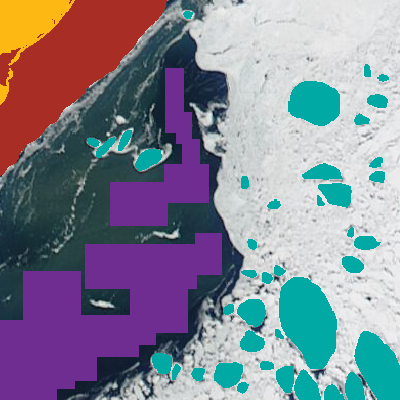
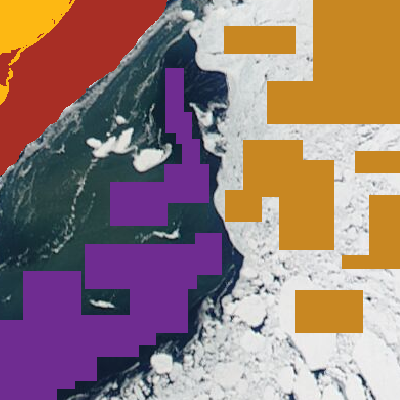
Before/after of a 400px x 400px layered artwork. What changed in the layer stack:
added layer "ice samples" (2nd of 2) above "Layer 4" over [224, 0, 400, 333]
hid "ice floes" (2nd of 2) over [87, 11, 400, 400]
